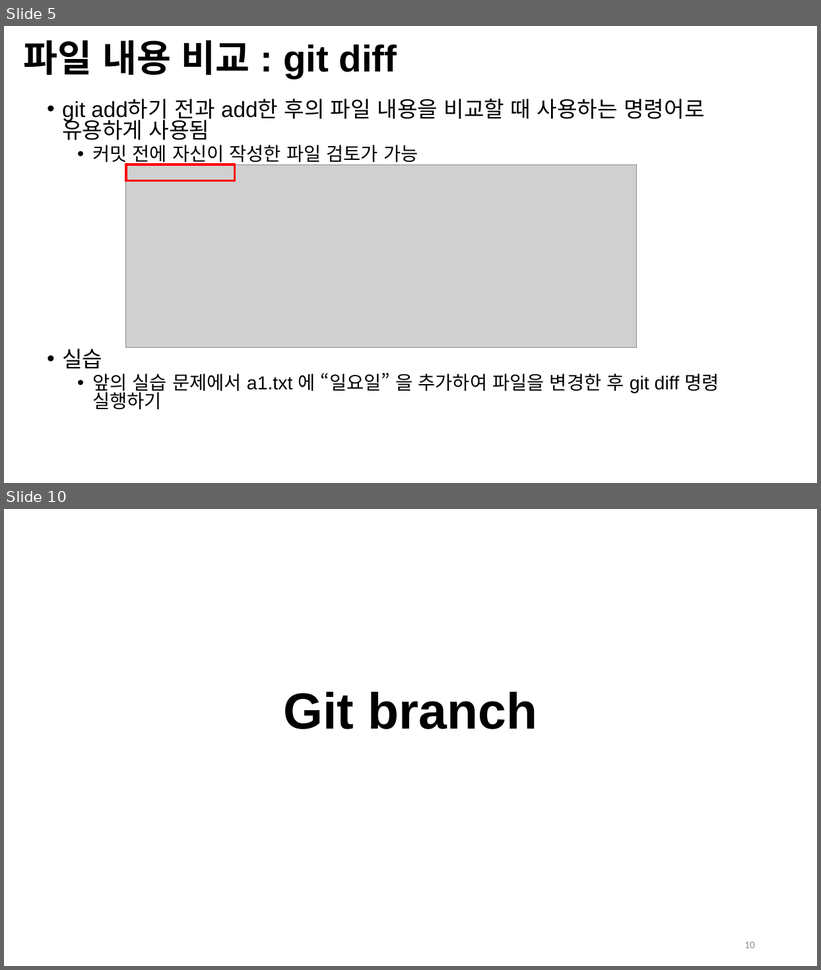
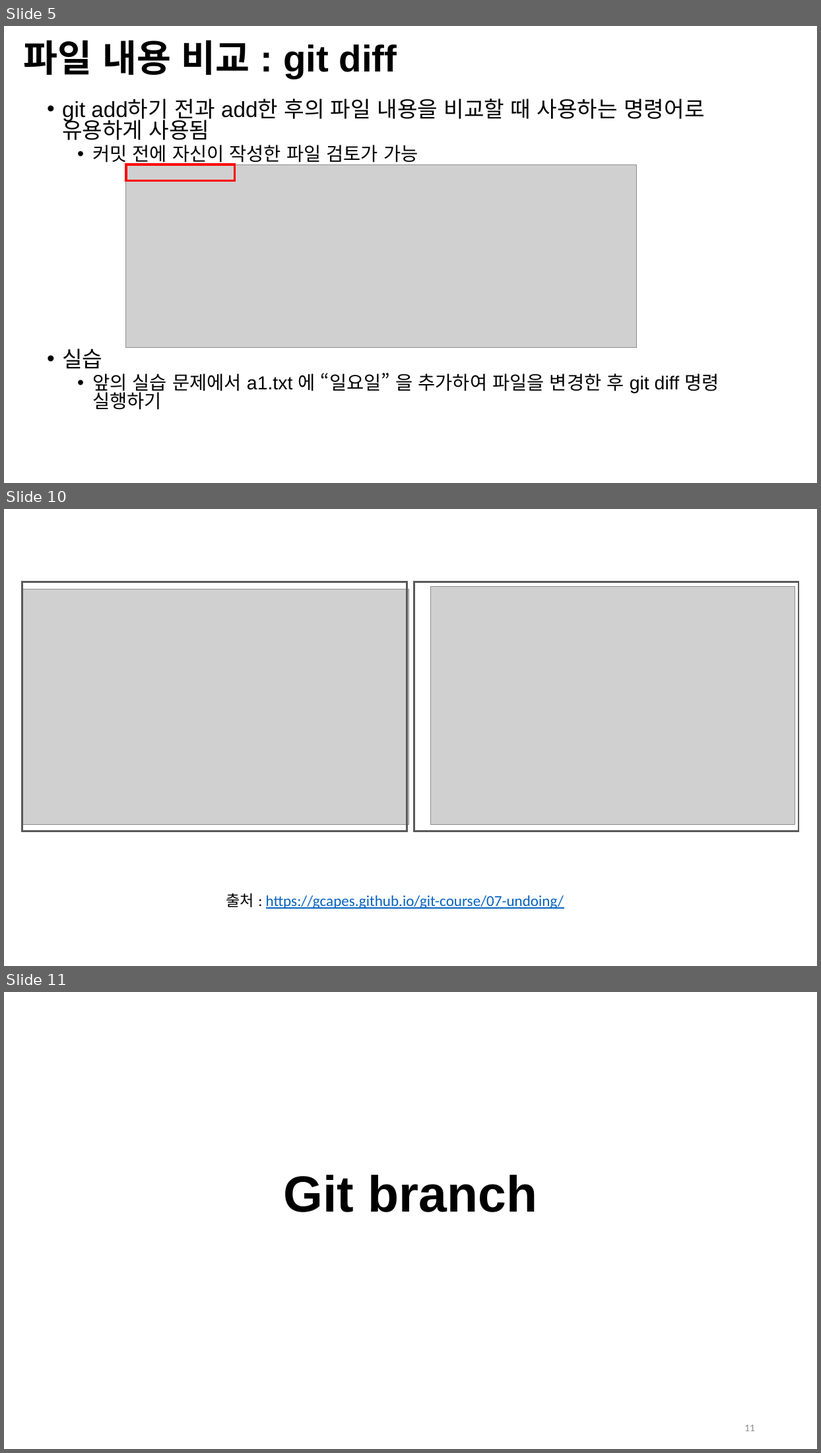
Before and after one commit to Open-Source-Programming/OpenSource-Lec, a slide deck: 07-Git2.pptx. Shown one above the other, each under a label of ours: slides 5 and 10 before the commit, slides 5, 10 and 11 after it; the slides between them are not shown. The pictures are 821x970 and 821x1453 pixels, drawn with LibreOffice and Linux fonts; fonts in the diff are those of the drawing; grey boxes stand for pictures; background and template pictures are left out. Boxes give left, top, right and bottom in pixels: in the first picture for what was removed or moved away, otherwise in the second. Text is boxed around its words. In the diff, an @@ line names an element or a change of style, - is before the commit and + after.

```diff
--- a/07-Git2.pptx
+++ b/07-Git2.pptx
@@ slide 10 added at box(4, 509, 817, 966), background #FFFFFF @@
@@ rectangle added at box(22, 582, 407, 832), outline #595959 2.25 pt @@
@@ rectangle added at box(415, 582, 799, 832), outline #595959 2.25 pt @@
@@ picture added at box(431, 586, 795, 824) @@
@@ picture added at box(22, 589, 409, 824) @@
@@ text added at box(226, 893, 564, 909), 18 pt, text #0563C1, underline @@
+출처 : https://gcapes.github.io/git-course/07-undoing/
@@ what was slide 10 is now slide 11 @@
@@ page number at box(745, 1425, 755, 1432): text changed @@
-10
+11
```
Also in this commit, not shown: 14 slides changed, 1 other file.
